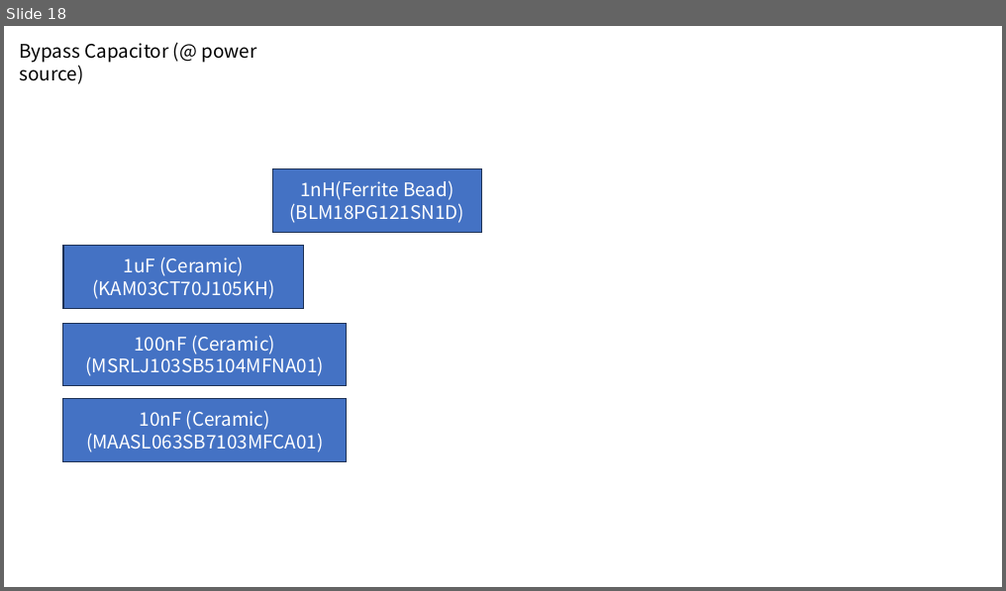
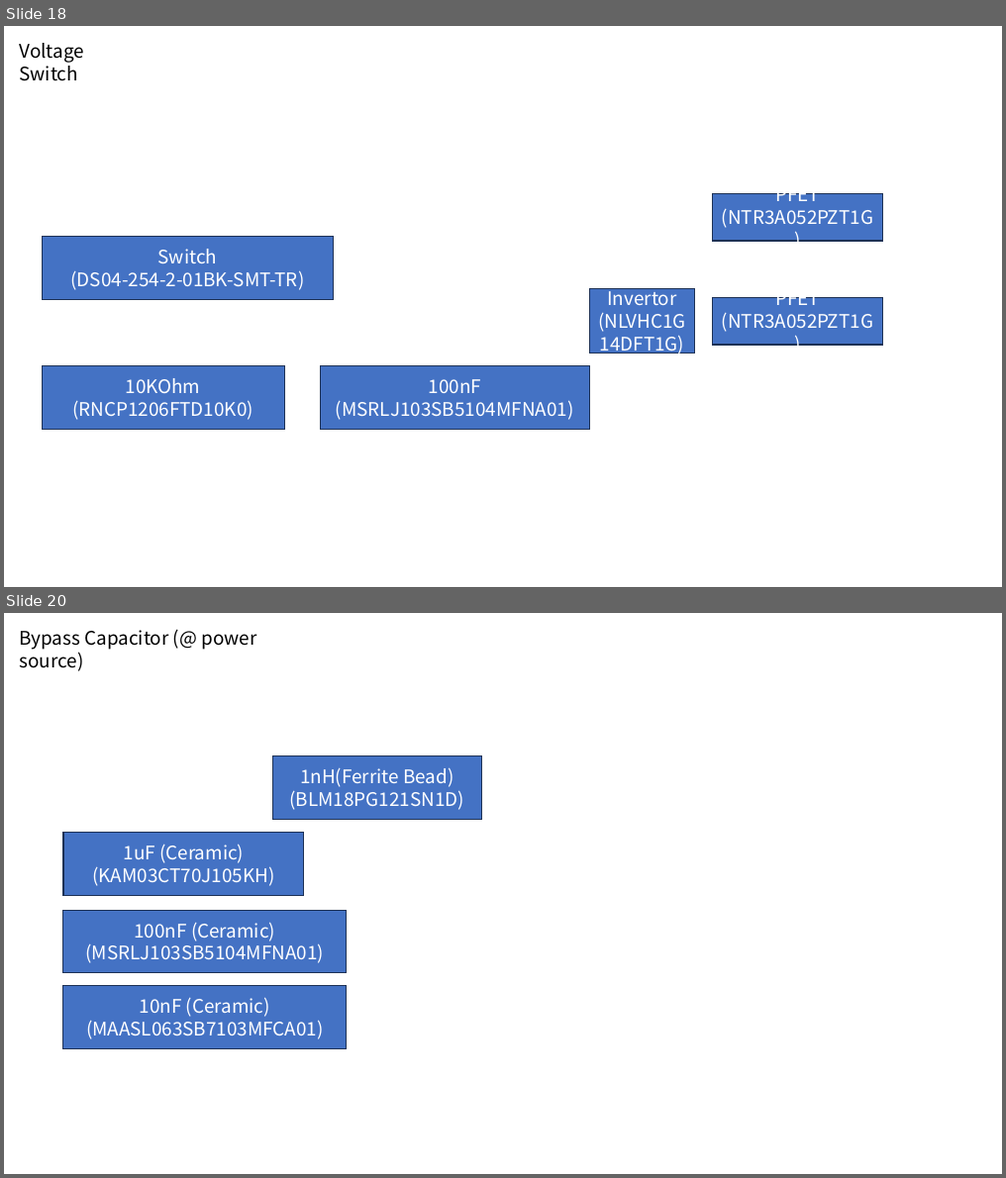
Before and after one commit to alexist2623/PMOD2BNC, a slide deck: Meeting/PMOD2BNC.pptx. Shown one above the other, each under a label of ours: slide 18 before the commit, slides 18 and 20 after it; the slides between them are not shown. The pictures are 1006x591 and 1006x1178 pixels, drawn with LibreOffice and Linux fonts; fonts in the diff are those of the drawing. Boxes give left, top, right and bottom in pixels: in the first picture for what was removed or moved away, otherwise in the second. Text is boxed around its words. In the diff, an @@ line names an element or a change of style, - is before the commit and + after.

Commit message:
Voltage switch added

```diff
--- a/Meeting/PMOD2BNC.pptx
+++ b/Meeting/PMOD2BNC.pptx
@@ slide 18 added at bbox=[4, 26, 1002, 587], background #FFFFFF @@
@@ text added at bbox=[20, 43, 84, 81], 18 pt, text #000000 @@
+Voltage Switch
@@ rectangle added at bbox=[713, 193, 883, 241], fill #4472C4, outline #1E3256 1 pt, 18 pt, text #FFFFFF @@
+PFET
+(NTR3A052PZT1G)
@@ rectangle added at bbox=[42, 237, 334, 300], fill #4472C4, outline #1E3256 1 pt, 18 pt, text #FFFFFF @@
+Switch
+(DS04-254-2-01BK-SMT-TR)
@@ rectangle added at bbox=[590, 289, 695, 353], fill #4472C4, outline #1E3256 1 pt, 18 pt, text #FFFFFF @@
+Invertor
+(NLVHC1G14DFT1G)
@@ rectangle added at bbox=[713, 297, 883, 345], fill #4472C4, outline #1E3256 1 pt, 18 pt, text #FFFFFF @@
+PFET
+(NTR3A052PZT1G)
@@ rectangle added at bbox=[42, 367, 284, 430], fill #4472C4, outline #1E3256 1 pt, 18 pt, text #FFFFFF @@
+10KOhm
+(RNCP1206FTD10K0)
@@ rectangle added at bbox=[320, 367, 589, 430], fill #4472C4, outline #1E3256 1 pt, 18 pt, text #FFFFFF @@
+100nF
+(MSRLJ103SB5104MFNA01)
@@ what was slide 18 is now slide 20 @@
```
Also in this commit, not shown: 3 slides changed, 1 other slide added, 5 other files.
